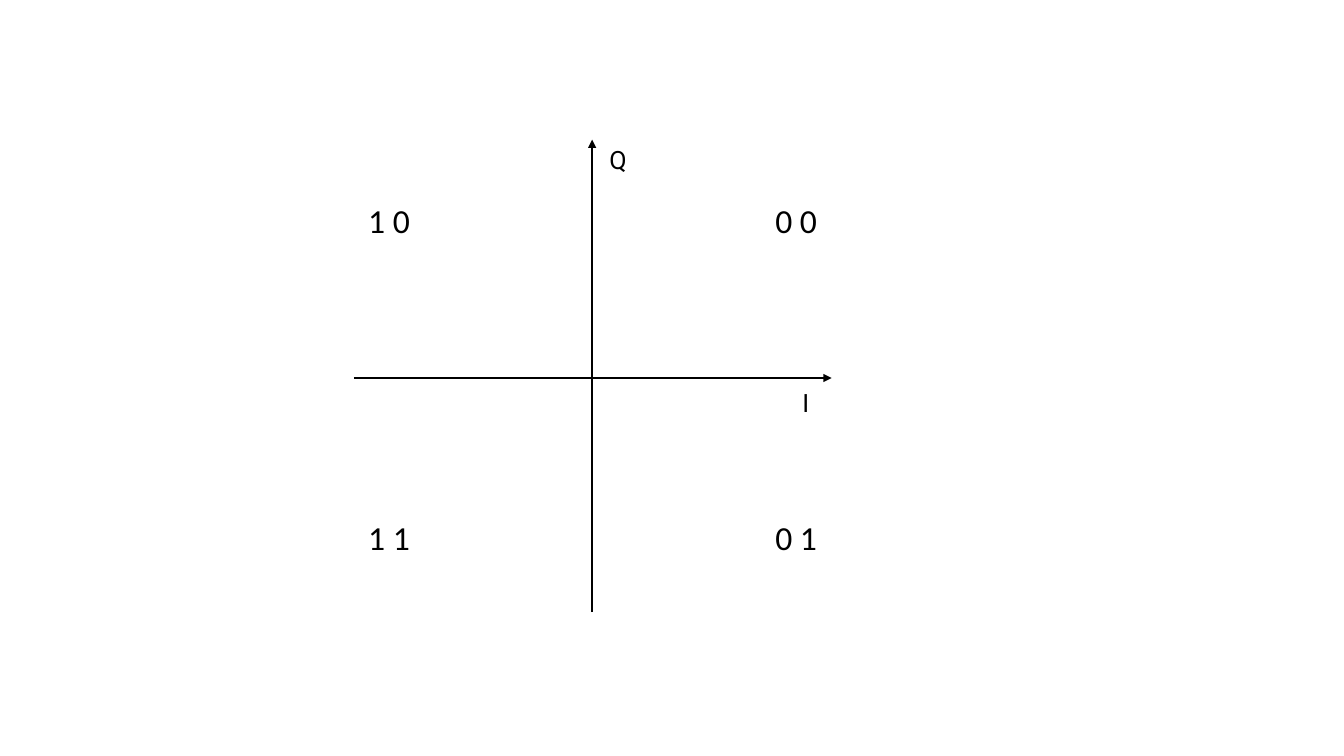
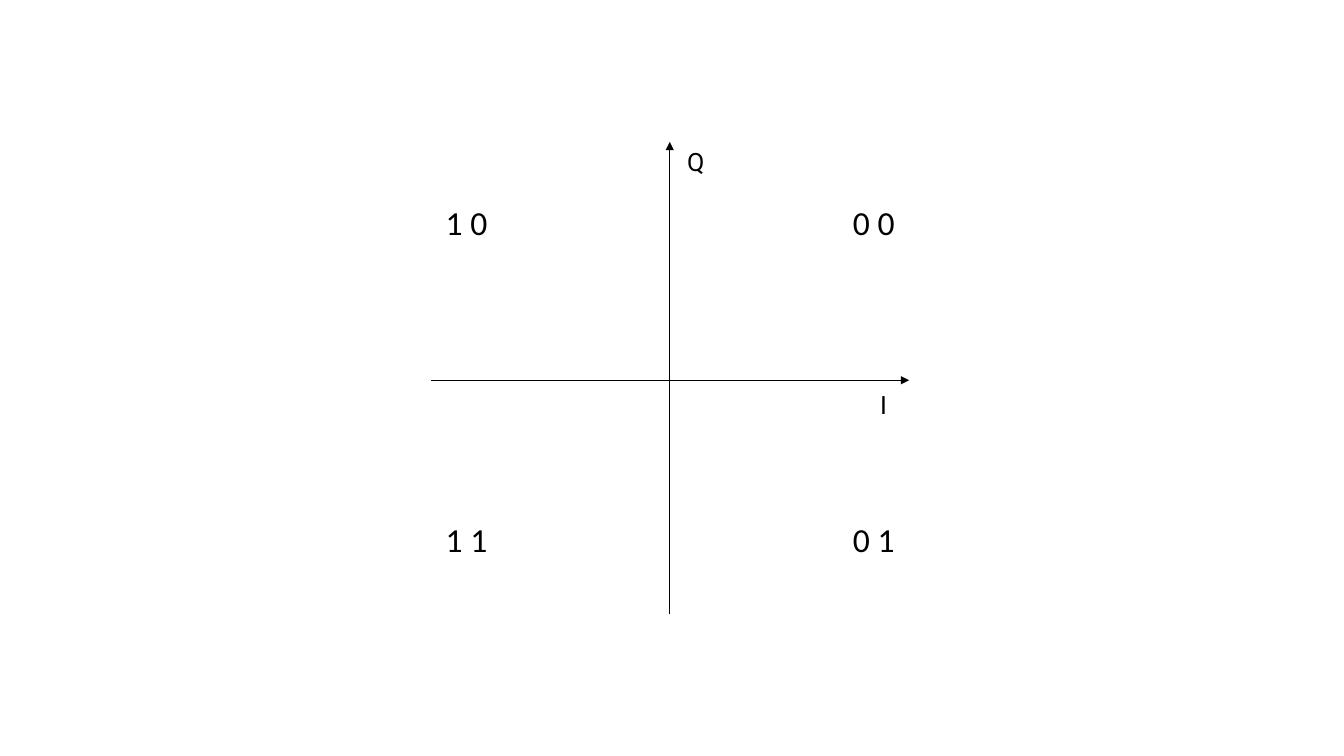
Before and after one commit to andonisantos/LinkPlanner, a slide deck: slide 1 of doc/tex/sdf/m_qam_system/figures_raw/MQAM_constellation.pptx. Drawn at 1344x756 pixels with LibreOffice and Linux fonts; fonts in the diff are those of the drawing. Boxes give left, top, right and bottom in pixels: in the first picture for what was removed or moved away, otherwise in the second. Text is boxed around its words. In the diff, an @@ line names an element or a change of style, - is before the commit and + after.

```diff
--- a/doc/tex/sdf/m_qam_system/figures_raw/MQAM_constellation.pptx
+++ b/doc/tex/sdf/m_qam_system/figures_raw/MQAM_constellation.pptx
@@ arrow moved from (593, 612) - (592, 140) to (669, 615) - (669, 142) @@
@@ 5 texts, 1 arrow: place and size @@
-5 texts, 1 arrow at (354,151,832,551)
+5 texts, 1 arrow at (432,153,909,553)
@@ text "I": place and size @@
-text "I" at (802,394,809,412)
+text "I" at (880,396,887,414)
```
Also in this commit, not shown: 5 other files.
